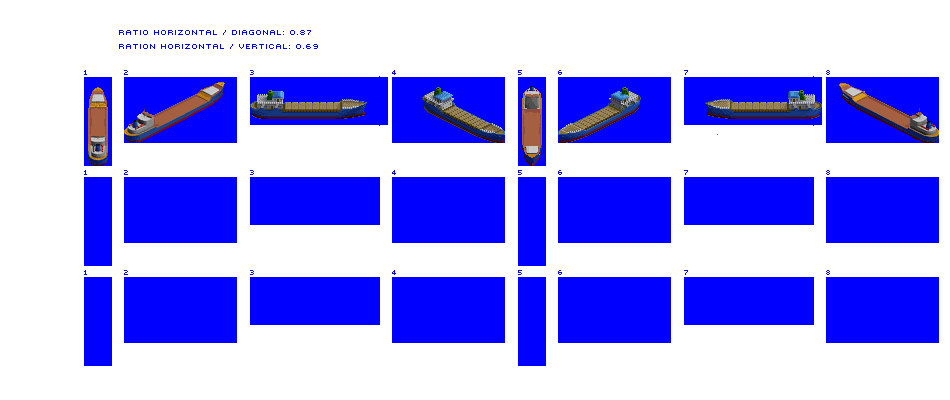
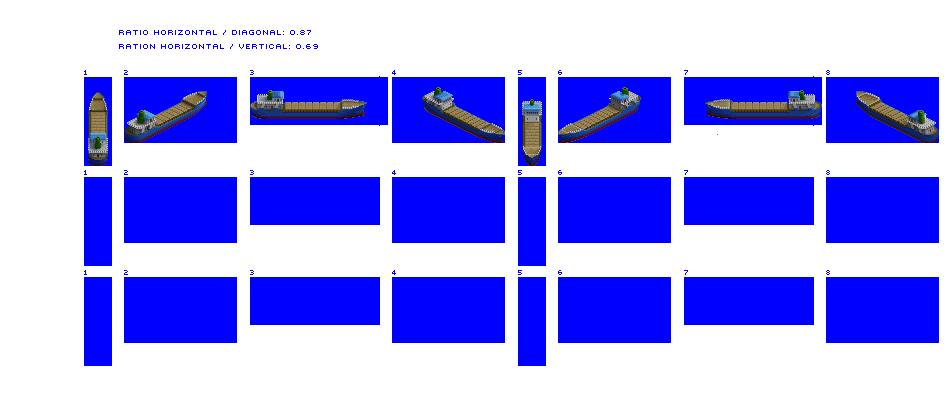
Two versions of the same layered image (950×400). Layer-by-layer changes:
painted on "Coaster" over [88, 82, 939, 166]
